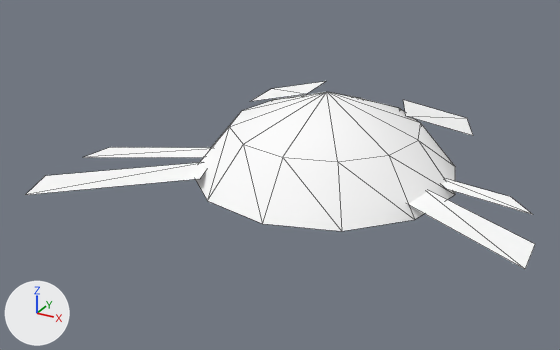
Renders of the glTF model public/3d/item/model__item__catch.ofs_90_0/4880fish90d.gltf from each side of a commit.
Rendered twice from a 50 mm lens placed at (0.57, -0.967, 0.59), pointed at (-0.032, 0.127, 0.043). The axes (+X, +Y, +Z) are drawn at lower left. The lights are the same throughout. The first picture is the older version. Mesh edges are drawn as thin lines.

Objects in the first picture: '4880fish90d'.
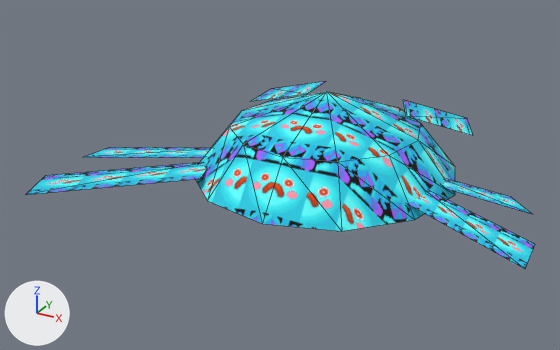
Changed parts and their boxes [x1, y1, x2, y2] in the pictures (560 x 350 px):
'4880fish90d', surface changed (white to cyan)
    both: [26, 81, 535, 269]

Diff of the bpy script that builds the scene:
```diff
--- a/public/3d/item/model__item__catch.ofs_90_0/4880fish90d.gltf.py
+++ b/public/3d/item/model__item__catch.ofs_90_0/4880fish90d.gltf.py
@@ img_fish90 @@
+img_fish90 = load_image('fish90', '_unpacked/fish90', 32, 64, 'sRGB')
@@ mat_fish90_fish90 @@
 mat_fish90_fish90 = principled_material('fish90_fish90')
-mat_fish90_fish90.base_color = (1.0, 1.0, 1.0)  # white #ffffff
+mat_fish90_fish90.texture = img_fish90
 mat_fish90_fish90.roughness = 1.0
```
